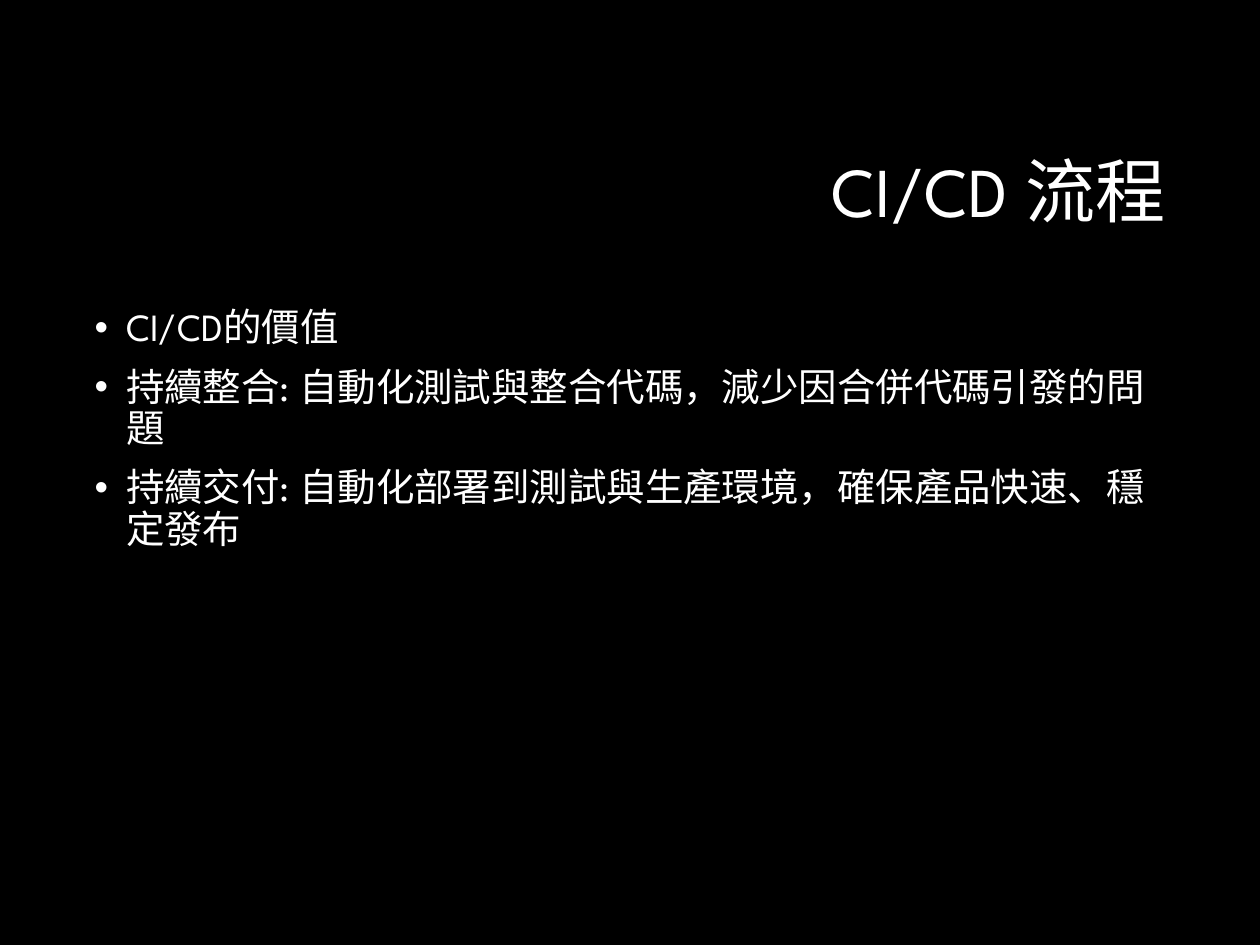
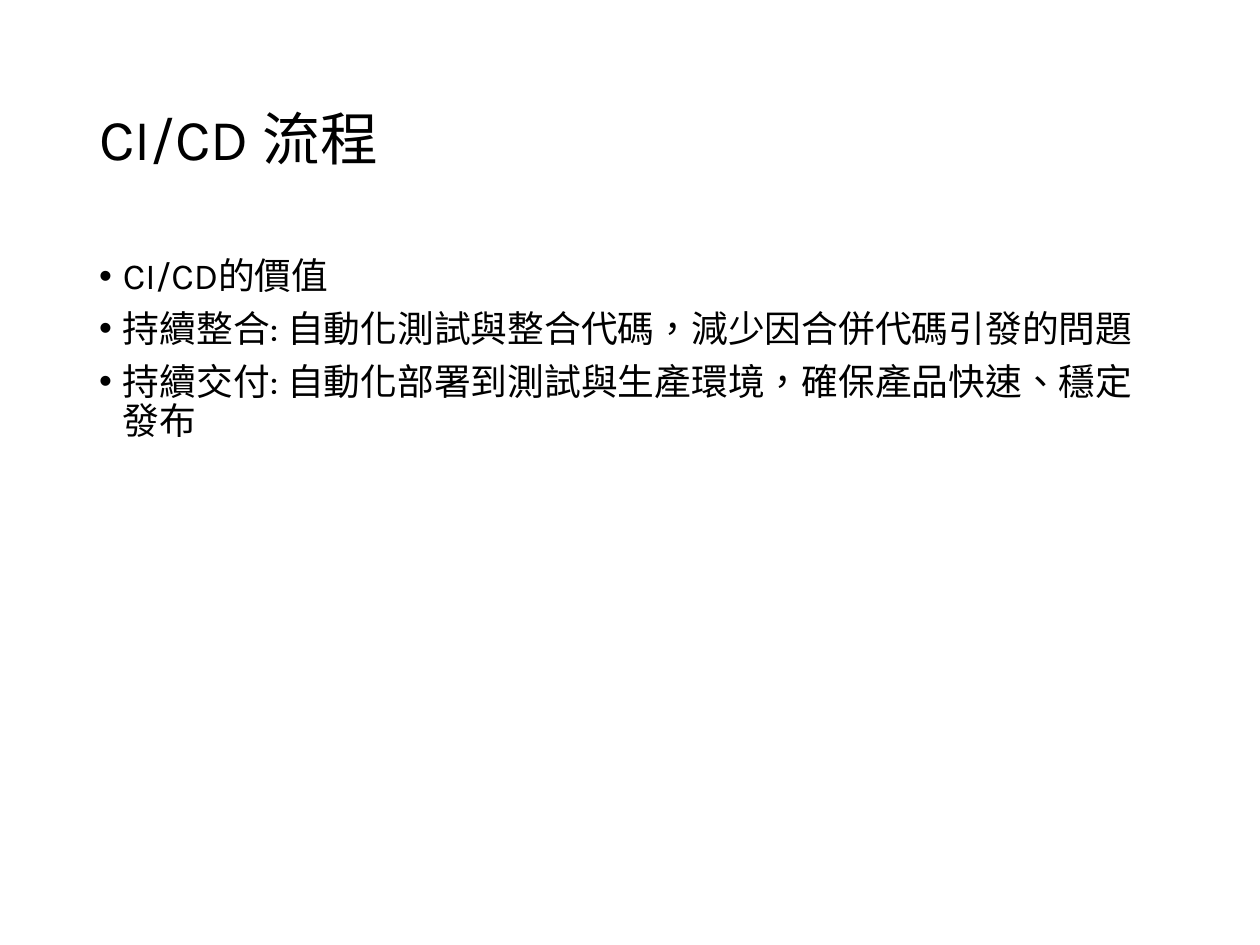
Before and after one commit to LyndonYeh/gitSkill, a slide deck: slide 8 of 專案架構介紹.pptx (slide 7 before the commit). Drawn at 1260x945 pixels with LibreOffice and Linux fonts; fonts in the diff are those of the drawing; background and template pictures are left out. Boxes give left, top, right and bottom in pixels: in the first picture for what was removed or moved away, otherwise in the second. Text is boxed around its words. In the diff, an @@ line names an element or a change of style, - is before the commit and + after.

```diff
--- a/專案架構介紹.pptx
+++ b/專案架構介紹.pptx
@@ background #000000 to #FFFFFF @@
@@ title "CI/CD 流程": place and size @@
-title "CI/CD 流程" at <box>832,158,1166,224</box>
+title "CI/CD 流程" at <box>99,111,378,165</box>
@@ title "CI/CD 流程" at <box>99,111,378,165</box>: size 40 to 33 pt, font League Spartan to Karla, text colour #FFFFFF to #000000; alignment right to left @@
@@ text "CI/CD的價值": place and size @@
-text "CI/CD的價值" at <box>126,308,1145,546</box>
+text "CI/CD的價值" at <box>123,258,1132,437</box>
@@ text "CI/CD的價值" at <box>123,258,1132,437</box>: size 22 to 21 pt, font League Spartan to Karla, text colour #FFFFFF to #000000; indent changed; less space between paragraphs @@
```
Also in this commit, not shown: 6 other slides changed, 1 slide added, 1 other file.
